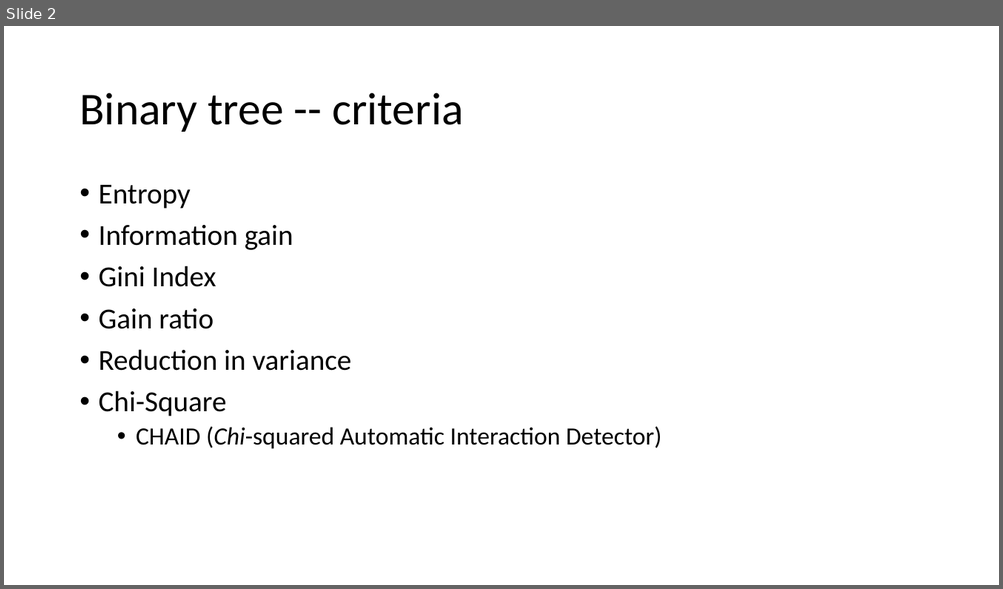
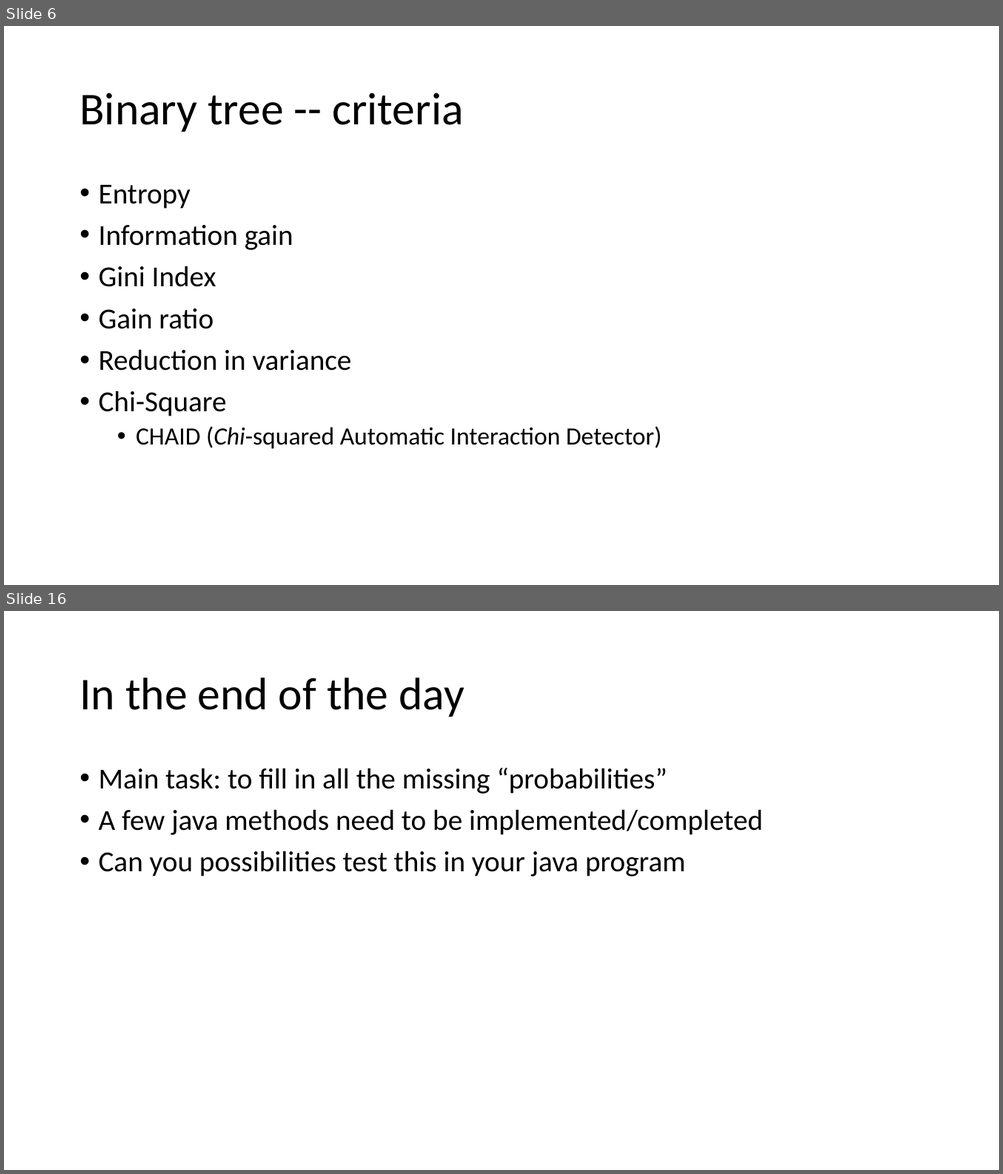
Before and after one commit to 2waybene/java4lucy, a slide deck: doc/meeting_11052020.pptx. Shown one above the other, each under a label of ours: slide 2 before the commit, slides 6 and 16 after it; the slides between them are not shown. The pictures are 1003x589 and 1003x1174 pixels, drawn with LibreOffice and Linux fonts; fonts in the diff are those of the drawing. Boxes give left, top, right and bottom in pixels: in the first picture for what was removed or moved away, otherwise in the second. Text is boxed around its words. In the diff, an @@ line names an element or a change of style, - is before the commit and + after.

```diff
--- a/doc/meeting_11052020.pptx
+++ b/doc/meeting_11052020.pptx
@@ slide 16 added at (4, 611, 999, 1170), background #FFFFFF @@
@@ title added at (79, 678, 464, 717), 44 pt, text #000000 @@
+In the end of the day
@@ text added at (99, 768, 762, 877), 28 pt, text #000000 @@
+• Main task: to fill in all the missing “probabilities”
+• A few java methods need to be implemented/completed
+• Can you possibilities test this in your java program
@@ what was slide 2 is now slide 6 @@
```
Also in this commit, not shown: 4 slides changed, 11 other slides added, 1 slide removed, 3 other files.
